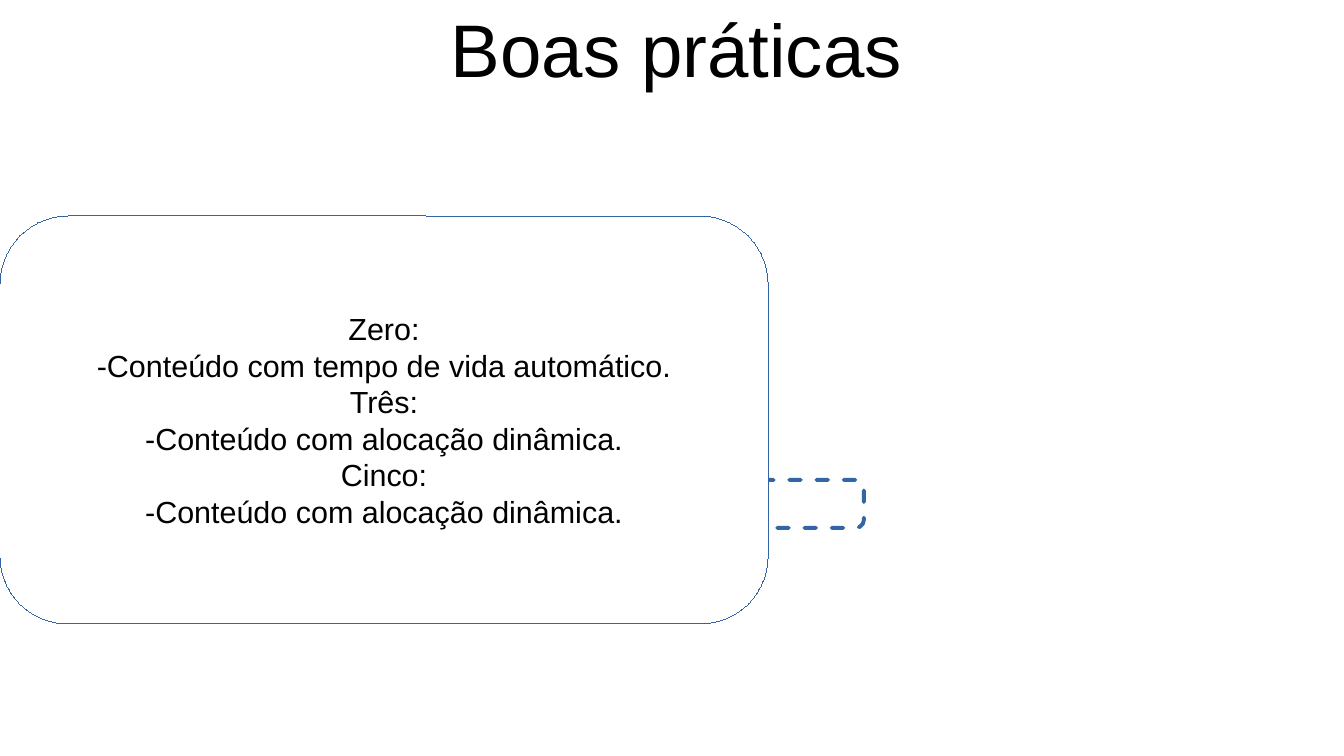
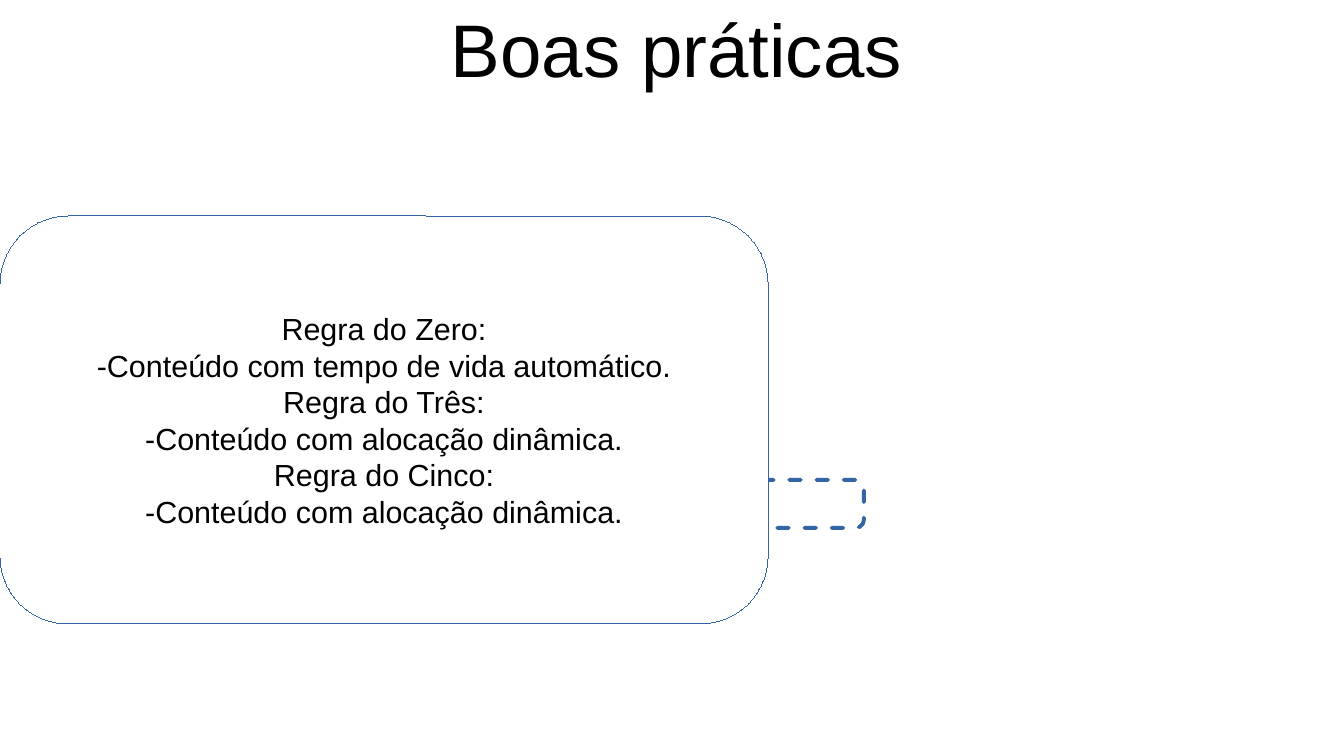
Before and after one commit to FerrazArthur/cpp-concepts-exposure, a slide deck: slide 63 of Apresentacao.odp (slide 59 before the commit). Drawn at 1344x756 pixels with LibreOffice and Linux fonts; fonts in the diff are those of the drawing; background and template pictures are left out. Boxes give left, top, right and bottom in pixels: in the first picture for what was removed or moved away, otherwise in the second. Text is boxed around its words. In the diff, an @@ line names an element or a change of style, - is before the commit and + after.

```diff
--- a/Apresentacao.odp
+++ b/Apresentacao.odp
@@ text in rounded rectangle at [282,318,486,346]: text changed @@
-Zero:
+Regra do Zero:
@@ text in rounded rectangle at [283,390,484,419]: text changed @@
-Três:
+Regra do Três:
@@ text in rounded rectangle at [274,464,494,492]: text changed @@
-Cinco:
+Regra do Cinco:
```
Also in this commit, not shown: 7 other slides changed, 8 slides added, 5 other files.
